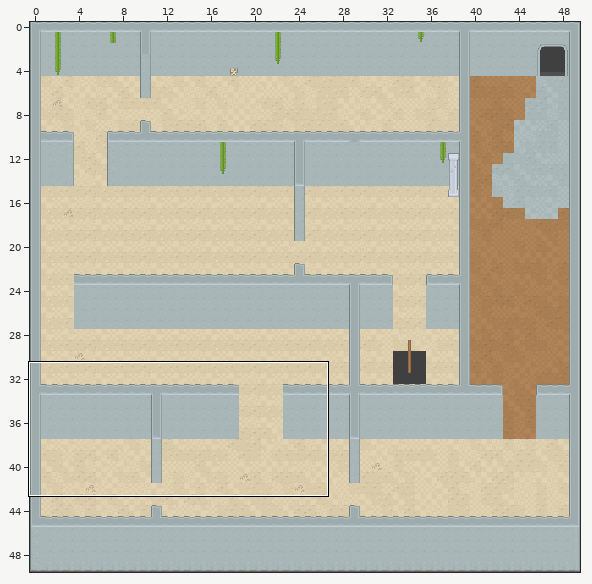
One commit to this Tiled map: assets/floorTwo.tmx. Above: a wide view before the commit, with the close-up outlined.
Close-up. Before the commit:
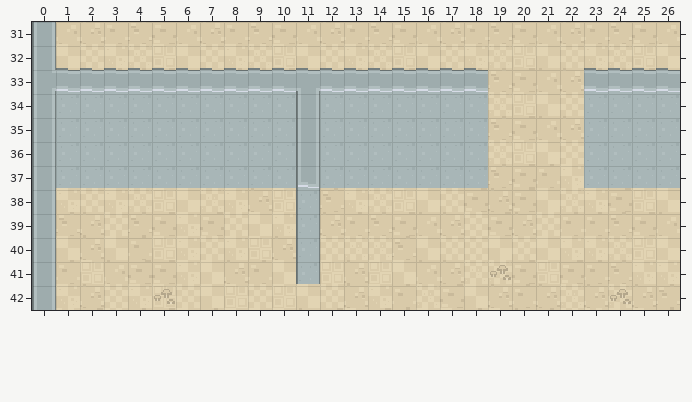
Cells are 16x16 px. Shown: x 0..26, y 31..42. The commit also changed other parts of the map, which this record leaves out.
After:
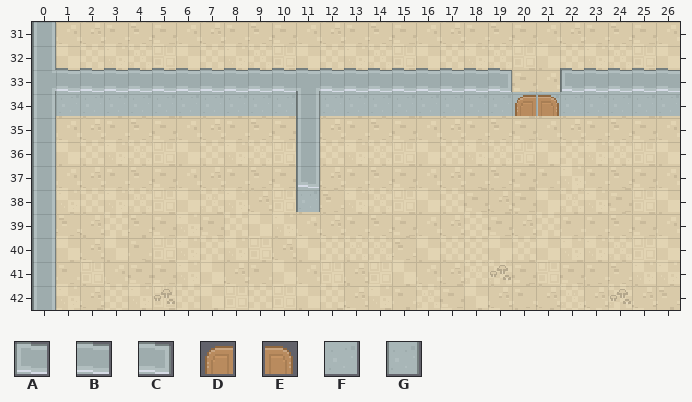
Key: from "tilemap_packed": A 9, B 10, C 11, D 21, E 21 flipped left-right, F 65, G 67.
_ is an empty cell, . an unchanged one.
Difference:
--- layer "Wall"
@@ x 1..26 @@
-33 .................._.._....
-34 ..................____....
-35 FFFFFFFFFF.FFFFFFF....FFFF
-36 FFFFFFFFFF.FFFFFFF....FFFF
-37 FFFFFFFFFF.FFFFFFF....FFFF
+33 ..................B..B....
+34 ..................FFFF....
+35 __________._______....____
+36 __________._______....____
+37 __________._______....____
@@ x 11..11 @@
-39 G
-40 G
-41 G
+39 _
+40 _
+41 _
--- layer "Decorations"
@@ x 19..22 @@
-33 _.._
-34 .__.
+33 C..A
+34 .DE.
Changed places in both close-ups, as pixel boxes (x1, y1, x2, y2):
changed: (320, 68, 680, 188)
removed: (56, 116, 296, 188)
removed: (296, 212, 320, 284)
